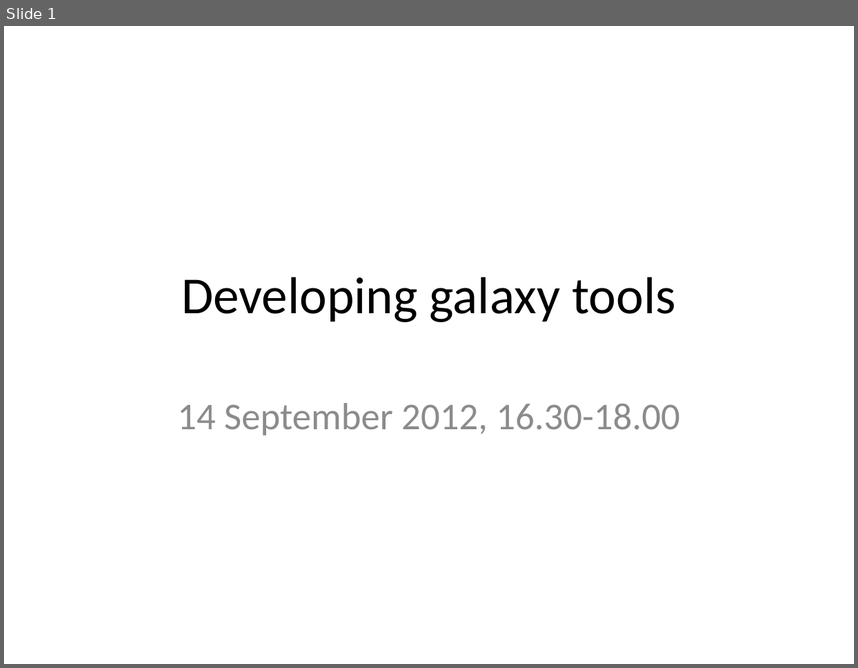
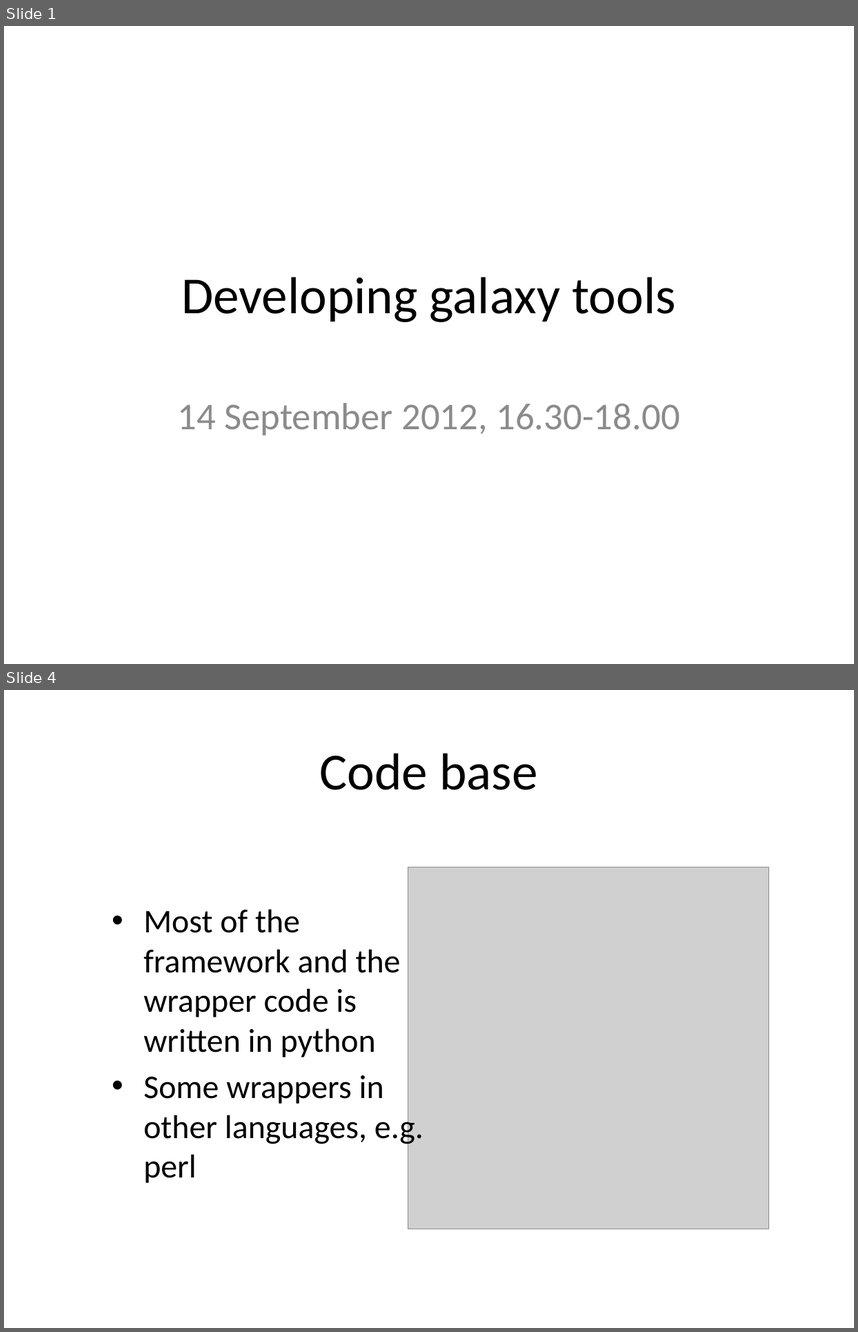
Before and after one commit to rvosa/ngs-workflows, a slide deck: doc/slides/day4/session4/DevelopingGalaxy.pptx. Shown one above the other, each under a label of ours: slide 1 before the commit, slides 1 and 4 after it; the slides between them are not shown. The pictures are 858x668 and 858x1332 pixels, drawn with LibreOffice and Linux fonts; fonts in the diff are those of the drawing; grey boxes stand for pictures. Boxes give left, top, right and bottom in pixels: in the first picture for what was removed or moved away, otherwise in the second. Text is boxed around its words. In the diff, an @@ line names an element or a change of style, - is before the commit and + after.

```diff
--- a/doc/slides/day4/session4/DevelopingGalaxy.pptx
+++ b/doc/slides/day4/session4/DevelopingGalaxy.pptx
@@ slide 4 added at [4,690,854,1328], background #FFFFFF @@
@@ title added at [320,753,537,790], 44 pt, text #000000 @@
+Code base
@@ picture added at [408,867,769,1228] @@
@@ text added at [143,909,424,1183], 28 pt, text #000000 @@
+• Most of the framework and the wrapper code is written in python
+• Some wrappers in other languages, e.g. perl
```
Also in this commit, not shown: 1 slide changed, 10 other slides added, 4 slides removed.
